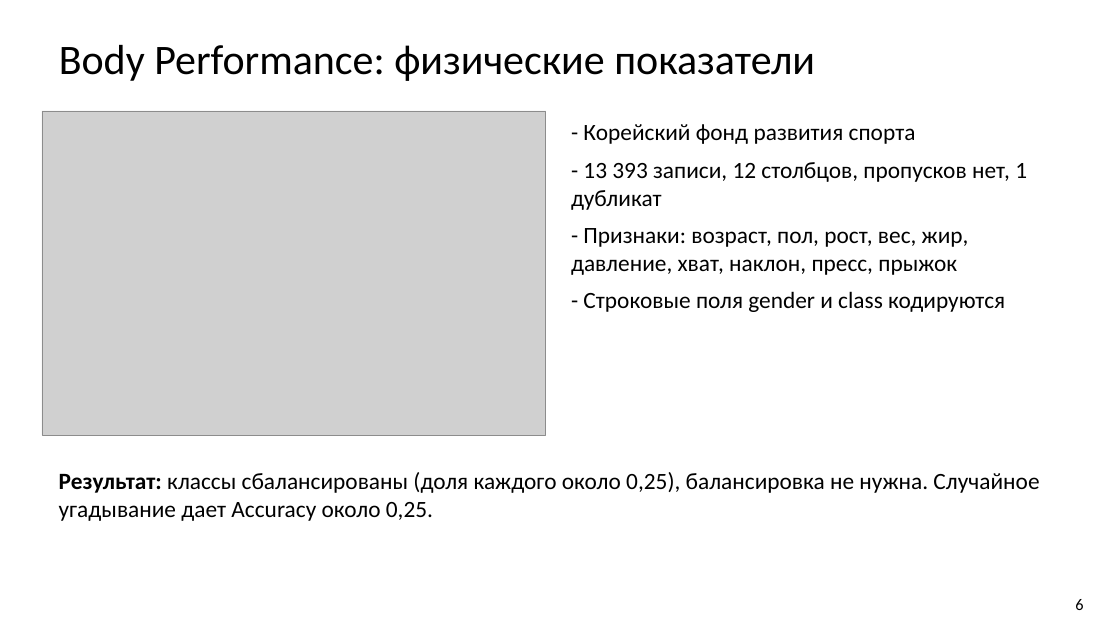
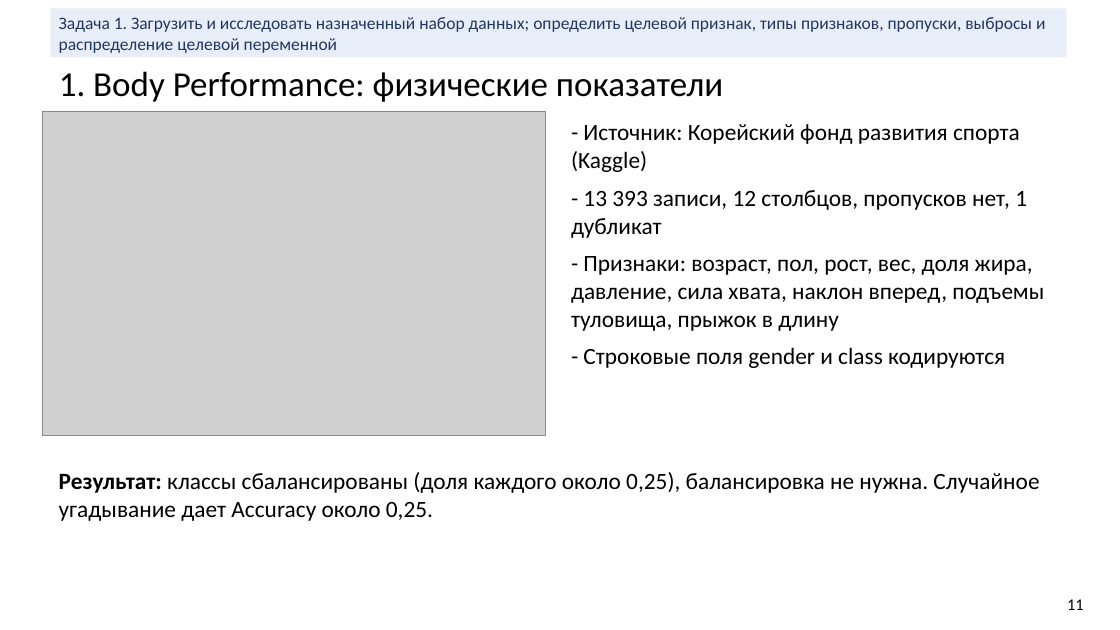
Before and after one commit to bigflyy/nn-uni, a slide deck: slide 11 of labs/lab1/nn-lab-1.pptx (slide 6 before the commit). Drawn at 1120x630 pixels with LibreOffice and Linux fonts; fonts in the diff are those of the drawing; grey boxes stand for pictures. Boxes give left, top, right and bottom in pixels: in the first picture for what was removed or moved away, otherwise in the second. Text is boxed around its words. In the diff, an @@ line names an element or a change of style, - is before the commit and + after.

```diff
--- a/labs/lab1/nn-lab-1.pptx
+++ b/labs/lab1/nn-lab-1.pptx
@@ rectangle added at [50,8,1067,57], fill #E8EEF7, 15 pt, text #1F3864 @@
+Задача 1. Загрузить и исследовать назначенный набор данных; определить целевой признак, типы признаков, пропуски, выбросы и распределение целевой переменной
@@ title at [59,71,723,102]: text changed; size 36 to 30 pt @@
-Body Performance: физические показатели
+1. Body Performance: физические показатели
@@ text at [571,124,1020,172]: text changed @@
-- Корейский фонд развития спорта
+- Источник: Корейский фонд развития спорта (Kaggle)
@@ text at [571,256,1044,331]: text changed @@
-- Признаки: возраст, пол, рост, вес, жир, давление, хват, наклон, пресс, прыжок
+- Признаки: возраст, пол, рост, вес, доля жира, давление, сила хвата, наклон вперед, подъемы туловища, прыжок в длину
@@ text at [1067,599,1084,610]: text changed @@
-6
+11
```
Also in this commit, not shown: 41 other slides changed, 19 slides added, 2 slides removed, 19 other files.
